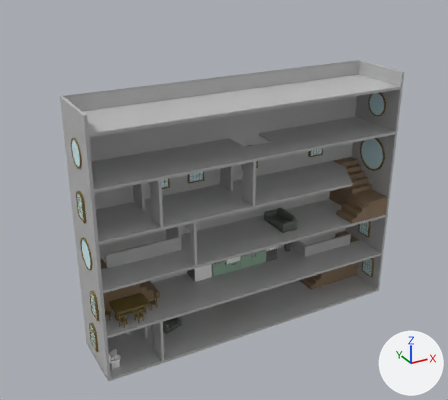
An edit to the FBX model Assets/Prefabs/House.fbx, drawn before and after from the same camera.
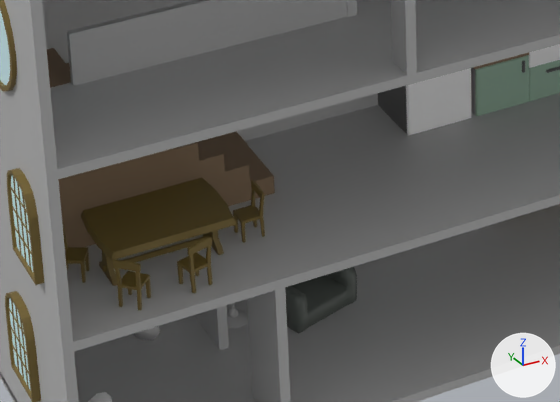
The first picture shows the older version from a 50 mm camera at (-21.6, -37.5, 28.4) aimed at (-1.5, -1.1, 10.2). The close-ups show both versions on the part from 20% to 52% of the width and 62% to 88% of the height of that picture; other places that the commit changed are outside them. Lighting does not change. The marker at lower right points along +X, +Y and +Z. Where no turn or scale is listed for an object, it has been applied to the vertices.

In view in the first close-up: 'BackWall', 'Chair1', 'DivWall1', 'Floor1', 'Floor2', 'Fridge', 'GroundFloor', 'KitchenCabinets', 'LeftWall', 'SofaChair', 'Stairs1', 'Table', 'ToiletSInk', 'Window2'.
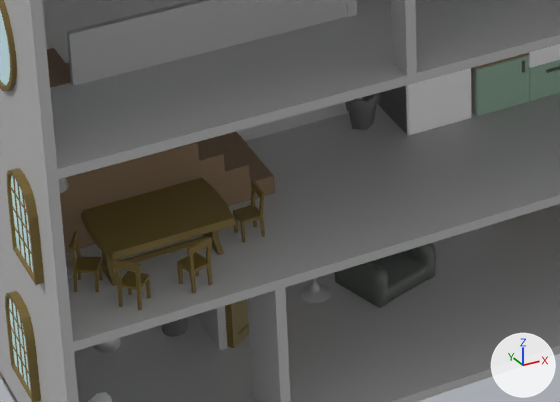
What differs and where, as boxes [x1, y1, x2, y2] in the close-ups (560 x 402 px):
'SofaChair', moved: before [285, 267, 357, 334]; after [334, 243, 436, 308]
'Chair1', moved: before [62, 222, 89, 283]; after [69, 231, 103, 292]
'DivDoor2', added: after [225, 299, 249, 348]
'Plant2', added: after [345, 93, 380, 130]
'ToiletSInk', moved: before [133, 326, 160, 340]; after [93, 338, 121, 353]
'GarbageCan1', added: after [161, 317, 188, 337]
'Lampshade.003', added: after [58, 177, 69, 193]

The change, as a diff of the scene's bpy script:
```diff
--- a/Assets/Prefabs/House.fbx.py
+++ b/Assets/Prefabs/House.fbx.py
@@ me_mesh_126 @@
+me_mesh_126.from_pydata(...)  # 36 vertices, 36 faces; spans x -0.385..0.385, y -7.015..-6.282, z -0.533..0.2
+me_mesh_126.materials.append(mat_ovendoor)  # dark grey #6d6d6d
@@ me_mesh_090 @@
+me_mesh_090.from_pydata(...)  # 81 vertices, 81 faces; spans x -0.366..0.366, y -0.366..0.366, z -0.366..0.366
+me_mesh_090.materials.append(mat_ovendoor)  # dark grey #6d6d6d
@@ me_mesh_009_1 @@
+me_mesh_009_1.from_pydata(...)  # 88 vertices, 86 faces; spans x 0.0..1.46, y -0.12..0.92, z -1.23..1.23
+me_mesh_009_1.materials.append(mat_woodencrap)  # dark yellow #766430
@@ ob_toiletsink @@
 ob_toiletsink = bpy.data.objects.new('ToiletSInk', me_mesh_053)
-ob_toiletsink.location = (-9.13, 0.37, 0.84)
+ob_toiletsink.location = (-9.97, 0.37, 0.84)
@@ ob_sofachair @@
 ob_sofachair = bpy.data.objects.new('SofaChair', me_mesh_023)
-ob_sofachair.location = (-5.96, -0.1, 0.5)
+ob_sofachair.location = (-4.16, -0.1, 0.5)
@@ ob_chair1 @@
 ob_chair1 = bpy.data.objects.new('Chair1', me_mesh_049)
-ob_chair1.location = (-11.2, -2.0, 4.3)
+ob_chair1.location = (-11.09, -2.4, 4.3)
 ob_chair1.rotation_euler = (1.571, 0.0, -2.094)  # degrees (90, 0, -120)
@@ ob_plant2 @@
+ob_plant2 = bpy.data.objects.new('Plant2', me_mesh_126)
+ob_plant2.location = (-4.38, 6.92, 4.16)
@@ ob_lampshade_003 @@
+ob_lampshade_003 = bpy.data.objects.new('Lampshade.003', me_mesh_025.copy())  # the mesh of ob_lampshade
+ob_lampshade_003.location = (-11.4, -1.75, 5.67)
@@ ob_garbagecan1 @@
+ob_garbagecan1 = bpy.data.objects.new('GarbageCan1', me_mesh_090)
+ob_garbagecan1.location = (-8.63, 0.26, 0.5)
@@ ob_divdoor2 @@
+ob_divdoor2 = bpy.data.objects.new('DivDoor2', me_mesh_009_1)
+ob_divdoor2.location = (-7.92, -0.78, 1.37)
```
